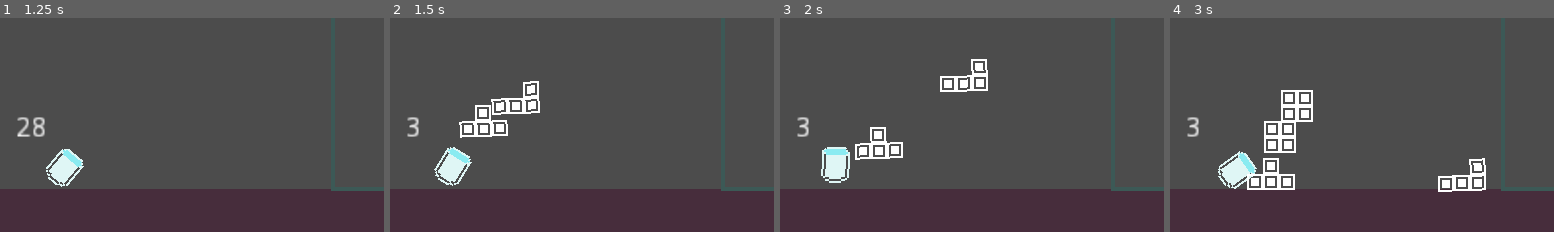
Above: before the commit, frames 1-4 (left to right).
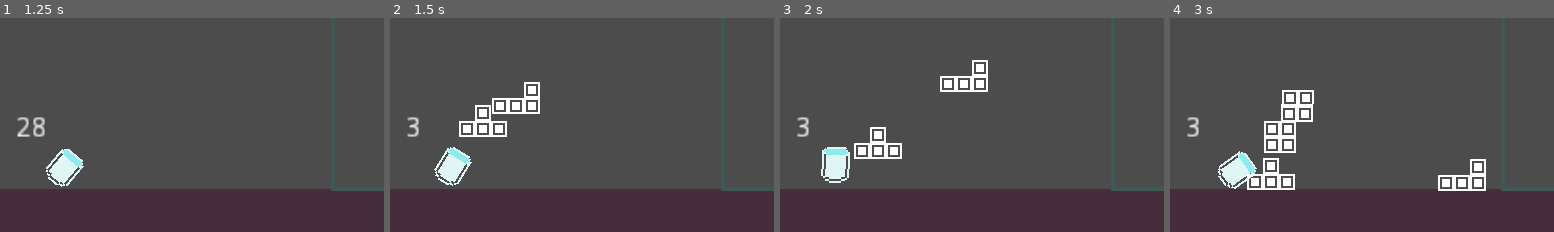
Above: after the commit, the same moments.

Repository: ThiagoDeJesus/Godotris-duel
Game: Godot game, scene res://Levels/TestMap.tscn
Two runs of this game, one before a commit and one after it. Both use one fixed random seed, a clock stepped at 60 frames per second and the inputs below. The project has no main scene, so this scene is started directly.
Inputs:
- Up to frame 1 (1.25 s): tap Enter at 0.5 s; hold D (right1) from 0.53 s (still down); hold Space (shot1) from 0.53 s (still down)
- Up to frame 2 (1.5 s): release D (right1) at 1.28 s; release Space (shot1) at 1.28 s; hold A (left1) from 1.28 s (still down); tap Space (shot1) at 1.35 s
- Up to frame 3 (2 s): keep holding A (left1)
- Up to frame 4 (3 s): release A (left1) at 2.03 s; hold Space (shot1) 2.03-2.78 s; hold D (right1) from 2.03 s (still down); tap Space (shot1) at 2.85 s
The pictures show only the part of the screen within x 29-79%, y 49-99%; the shares and areas given below are measured in that part.

Frame 1 is identical in both runs. In frame 2, 0.5% of the frame differs, in the area x 17-40%, y 29-57%; in frame 3, 0.5%, in the area x 19-55%, y 19-67%; in frame 4, 0.3%.

Commit message:
Basic Mechanics
Adjust pieces to fit the right place on the box.
Unfinished, full of bugs, commit just to continue at work.

Diff:
--- a/Levels/TestMap.tscn
+++ b/Levels/TestMap.tscn
@@ -14,6 +14,9 @@
 
 [sub_resource type="RectangleShape2D" id=4]
 extents = Vector2( 1, 500 )
+
+[sub_resource type="RectangleShape2D" id=5]
+extents = Vector2( 40, 47 )
 
 [node name="TestMap" type="Node2D"]
 
@@ -67,6 +70,14 @@
 position = Vector2( 385, -284 )
 shape = SubResource( 4 )
 
+[node name="Detector" type="Area2D" parent="Level" groups=[
+"detector",
+]]
+position = Vector2( 319, 144 )
+
+[node name="CollisionShape2D" type="CollisionShape2D" parent="Level/Detector"]
+shape = SubResource( 5 )
+
 [node name="CanvasLayer" type="CanvasLayer" parent="."]
 layer = -1
 
--- /dev/null
+++ b/Objects/constructions/Peca.gd
@@ -0,0 +1,59 @@
+extends RigidBody2D
+
+var rot: float
+var naarea: bool = false
+var rodado: bool = false
+
+func _physics_process(delta: float) -> void:
+	if self.mode != 0:
+		set_physics_process(false)
+	convert_degree()
+	if linear_velocity == Vector2.ZERO and global_rotation_degrees != rot and not rodado and naarea:
+		land_degree()
+		rodado = true
+
+func convert_degree() -> void:
+	if global_rotation_degrees > 360:
+		global_rotation_degrees = 0
+	if global_rotation_degrees < 0:
+		global_rotation_degrees = 360
+
+func land_degree() ->void:
+	var dif: = []
+	var teste: float
+	dif.append(int(abs(global_rotation_degrees - 90)))
+	dif.append(int(abs(global_rotation_degrees - 180)))
+	dif.append(int(abs(global_rotation_degrees - 270)))
+	dif.append(int(abs(global_rotation_degrees - 360)))
+	dif.append(int(abs(global_rotation_degrees - 0)))
+	for c in dif.size():
+		teste = global_rotation_degrees + dif[c]
+		if (teste >= -5 and teste <= 5) or (teste >= 85 and teste <= 95) or (teste >= 175 and teste <= 185) or (teste >= 265 and teste <= 275) or (teste >= 355 and teste <= 360):
+			rot = teste
+		c += 1
+	while global_rotation_degrees != rot:
+		if global_rotation_degrees < rot:
+			rotate(get_physics_process_delta_time() * 10)
+		if global_rotation_degrees > rot:
+			rotate(get_physics_process_delta_time() * -10)
+
+
+func _on_PecaL_body_entered(body: Node) -> void:
+	if body.is_in_group("detector"):
+		naarea = true
+
+func _on_PeaCurva_body_entered(body: Node) -> void:
+	if body.is_in_group("detector"):
+		naarea = true
+
+func _on_PeaReta_body_entered(body: Node) -> void:
+	if body.is_in_group("detector"):
+		naarea = true
+
+func _on_PeaSetas_body_entered(body: Node) -> void:
+	if body.is_in_group("detector"):
+		naarea = true
+
+func _on_Quadradao_body_entered(body: Node) -> void:
+	if body.is_in_group("detector"):
+		naarea = true
--- a/Objects/constructions/PecaL.tscn
+++ b/Objects/constructions/PecaL.tscn
@@ -1,8 +1,10 @@
-[gd_scene load_steps=2 format=2]
+[gd_scene load_steps=3 format=2]
 
 [ext_resource path="res://Objects/Quadrado.tscn" type="PackedScene" id=1]
+[ext_resource path="res://Objects/constructions/Peca.gd" type="Script" id=2]
 
 [node name="PecaL" type="RigidBody2D"]
+script = ExtResource( 2 )
 
 [node name="Quadrado" parent="." instance=ExtResource( 1 )]
 
@@ -14,3 +16,4 @@
 
 [node name="Quadrado4" parent="." instance=ExtResource( 1 )]
 position = Vector2( 8, -8 )
+[connection signal="body_entered" from="." to="." method="_on_PecaL_body_entered"]
--- a/Objects/constructions/PeçaCurva.tscn
+++ b/Objects/constructions/PeçaCurva.tscn
@@ -1,8 +1,10 @@
-[gd_scene load_steps=2 format=2]
+[gd_scene load_steps=3 format=2]
 
 [ext_resource path="res://Objects/Quadrado.tscn" type="PackedScene" id=1]
+[ext_resource path="res://Objects/constructions/Peca.gd" type="Script" id=2]
 
 [node name="PeçaCurva" type="RigidBody2D"]
+script = ExtResource( 2 )
 
 [node name="Quadrado" parent="." instance=ExtResource( 1 )]
 position = Vector2( -4, -8 )
@@ -15,3 +17,4 @@
 
 [node name="Quadrado3" parent="." instance=ExtResource( 1 )]
 position = Vector2( 4, 8 )
+[connection signal="body_entered" from="." to="." method="_on_PeaCurva_body_entered"]
--- a/Objects/constructions/PeçaReta.tscn
+++ b/Objects/constructions/PeçaReta.tscn
@@ -1,8 +1,10 @@
-[gd_scene load_steps=2 format=2]
+[gd_scene load_steps=3 format=2]
 
 [ext_resource path="res://Objects/Quadrado.tscn" type="PackedScene" id=1]
+[ext_resource path="res://Objects/constructions/Peca.gd" type="Script" id=2]
 
 [node name="PeçaReta" type="RigidBody2D"]
+script = ExtResource( 2 )
 
 [node name="Quadrado" parent="." instance=ExtResource( 1 )]
 position = Vector2( -4, 0 )
@@ -15,3 +17,4 @@
 
 [node name="Quadrado3" parent="." instance=ExtResource( 1 )]
 position = Vector2( -11, 0 )
+[connection signal="body_entered" from="." to="." method="_on_PeaReta_body_entered"]
--- a/Objects/constructions/PeçaSetas.tscn
+++ b/Objects/constructions/PeçaSetas.tscn
@@ -1,8 +1,10 @@
-[gd_scene load_steps=2 format=2]
+[gd_scene load_steps=3 format=2]
 
 [ext_resource path="res://Objects/Quadrado.tscn" type="PackedScene" id=1]
+[ext_resource path="res://Objects/constructions/Peca.gd" type="Script" id=2]
 
 [node name="PeçaSetas" type="RigidBody2D"]
+script = ExtResource( 2 )
 
 [node name="Quadrado" parent="." instance=ExtResource( 1 )]
 position = Vector2( -8, 4 )
@@ -15,3 +17,4 @@
 
 [node name="Quadrado3" parent="." instance=ExtResource( 1 )]
 position = Vector2( 0, -4 )
+[connection signal="body_entered" from="." to="." method="_on_PeaSetas_body_entered"]
--- a/Objects/constructions/Quadradao.tscn
+++ b/Objects/constructions/Quadradao.tscn
@@ -1,8 +1,10 @@
-[gd_scene load_steps=2 format=2]
+[gd_scene load_steps=3 format=2]
 
 [ext_resource path="res://Objects/Quadrado.tscn" type="PackedScene" id=1]
+[ext_resource path="res://Objects/constructions/Peca.gd" type="Script" id=2]
 
 [node name="Quadradao" type="RigidBody2D"]
+script = ExtResource( 2 )
 
 [node name="Quadrado" parent="." instance=ExtResource( 1 )]
 position = Vector2( -4, -4 )
@@ -15,3 +17,4 @@
 
 [node name="Quadrado3" parent="." instance=ExtResource( 1 )]
 position = Vector2( -4, 4 )
+[connection signal="body_entered" from="." to="." method="_on_Quadradao_body_entered"]
--- a/project.godot
+++ b/project.godot
@@ -26,7 +26,6 @@
 window/size/test_width=1280
 window/size/test_height=720
 window/stretch/mode="2d"
-window/stretch/aspect="keep"
 
 [importer_defaults]
 
@@ -91,6 +90,10 @@
 "events": [  ]
 }
 
+[logging]
+
+file_logging/enable_file_logging=true
+
 [rendering]
 
 quality/driver/driver_name="GLES2"
Not shown: 1 places in Levels/TestMap.tscn that only renumber resources
